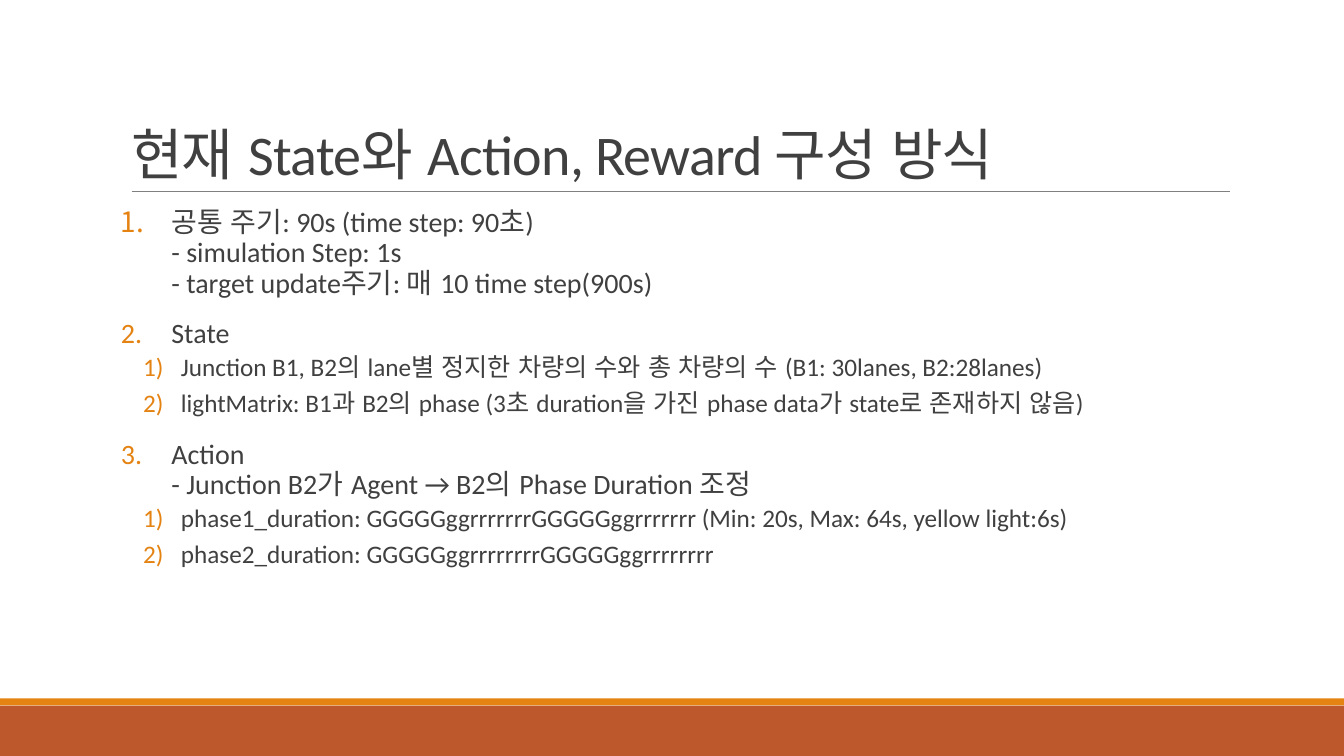
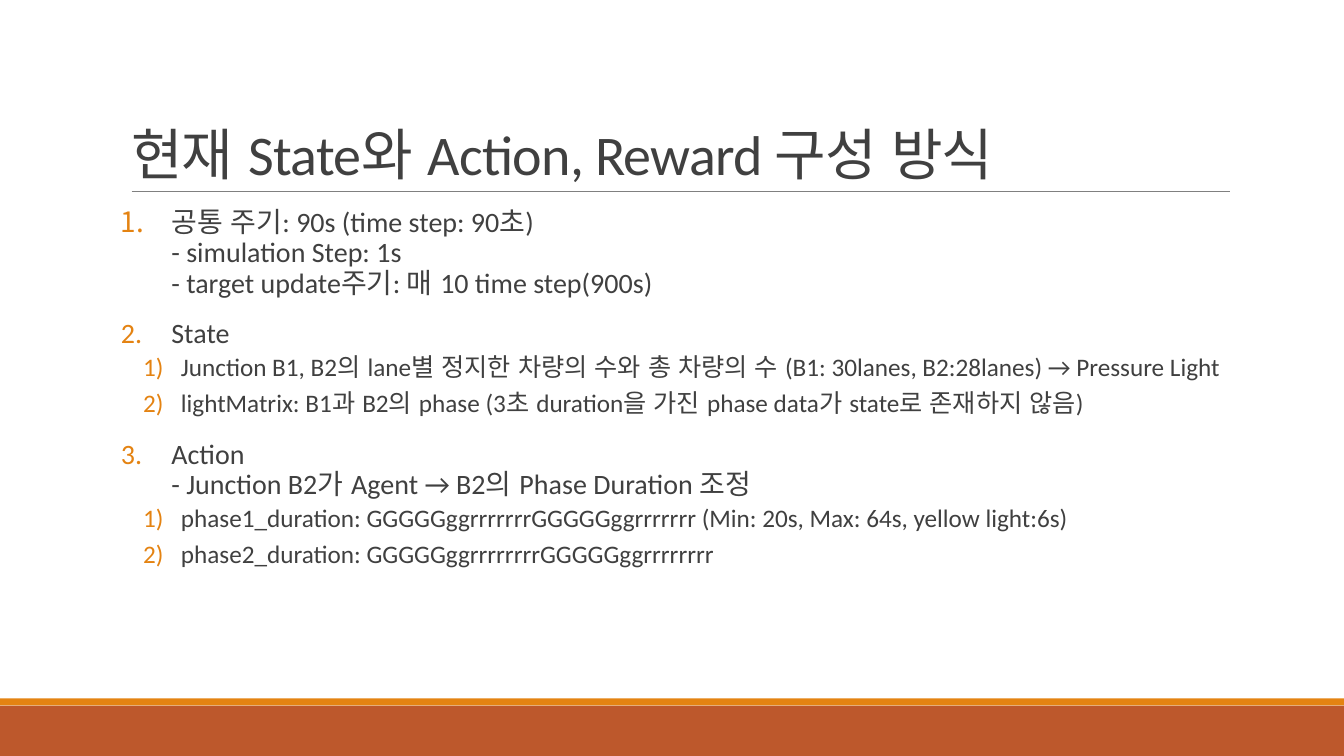
Before and after one commit to 3neutronstar/traffic-optimization_RL, a slide deck: slide 9 of 1st_Seminar(강민수).pptx. Drawn at 1344x756 pixels with LibreOffice and Linux fonts; fonts in the diff are those of the drawing. Boxes give left, top, right and bottom in pixels: in the first picture for what was removed or moved away, otherwise in the second. Text is boxed around its words. In the diff, an @@ line names an element or a change of style, - is before the commit and + after.

```diff
--- a/1st_Seminar(강민수).pptx
+++ b/1st_Seminar(강민수).pptx
@@ text at (181,355,1220,381): text changed @@
-  1) Junction B1, B2의 lane별 정지한 차량의 수와 총 차량의 수 (B1: 30lanes, B2:28lanes)
+  1) Junction B1, B2의 lane별 정지한 차량의 수와 총 차량의 수 (B1: 30lanes, B2:28lanes) → Pressure Light
```
Also in this commit, not shown: 1 other slide changed, 8 other files.
